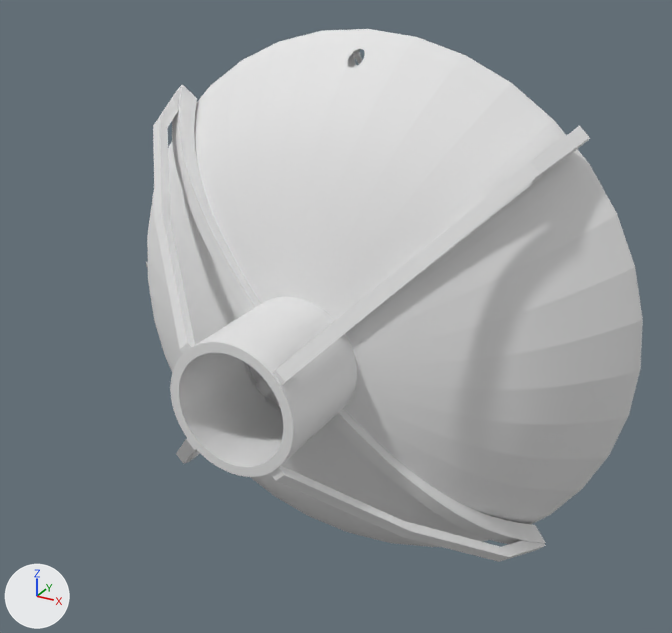
The Blender file rear_armeture.blend, before and after one commit.
Camera for both pictures: a camera (50 mm lens) standing at (1.682, -2.736, 1.609) and looking at (-0.007, 0.334, 0.074). The lights are fixed; the arrows at lower left show +X, +Y and +Z.

In view in the first picture: 'Cylinder.001', 'Cylinder.003', 'NurbsPath', 'suppoort', 'support', 'support.001'.
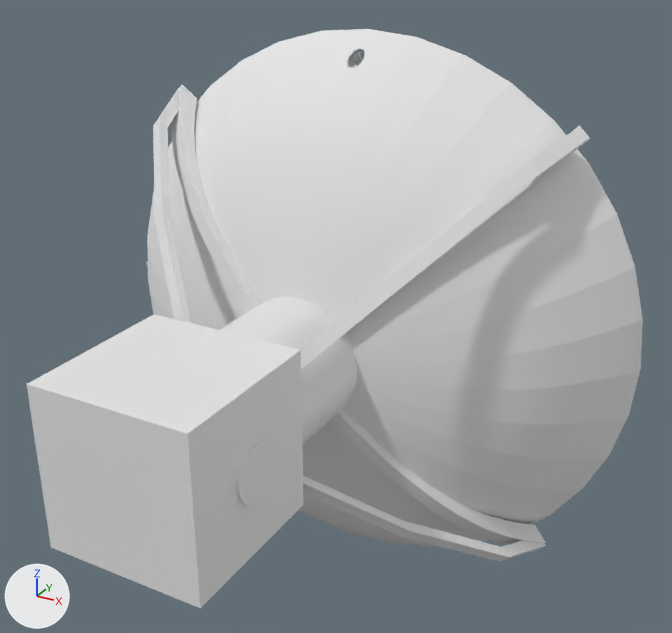
Commit message: WIP: Rear armeture

Where the newer file only moved an object's origin or applied its transform, the numbers keep the older frame.

Location of each change, [x1, y1, x2, y2] in pixels of the pictures (672 x 633 px):
'Cube', added
    after: [26, 314, 303, 608]
'Cylinder.004', added
    after: [236, 441, 275, 505]
'Cylinder.003', unchanged, covered by the edit
    before: [170, 297, 357, 477]
    after: [220, 297, 357, 446]

What changed in the scene script:
```text
Add me_cylinder_003:
    me_cylinder_003.from_pydata(...)  # 128 vertices, 66 faces; spans x -0.1..0.1, y -0.1..0.1, z -0.25..0.25
Add me_cube:
    me_cube.from_pydata(...)  # a box spanning x -0.3..0.3, y -0.3..0.3, z -0.3..0.3
Add ob_cylinder_004:
    ob_cylinder_004 = bpy.data.objects.new('Cylinder.004', me_cylinder_003)
    ob_cylinder_004.location = (-0.036, -0.7, 0.0)
    ob_cylinder_004.rotation_euler = (0.0, 1.571, 0.0)  # degrees (0, 90, 0)
    ob_cylinder_004.scale = (1.0, 1.0, 1.28)
Add ob_cube:
    ob_cube = bpy.data.objects.new('Cube', me_cube)
    ob_cube.location = (-0.028, -0.708, 0.0)
```
